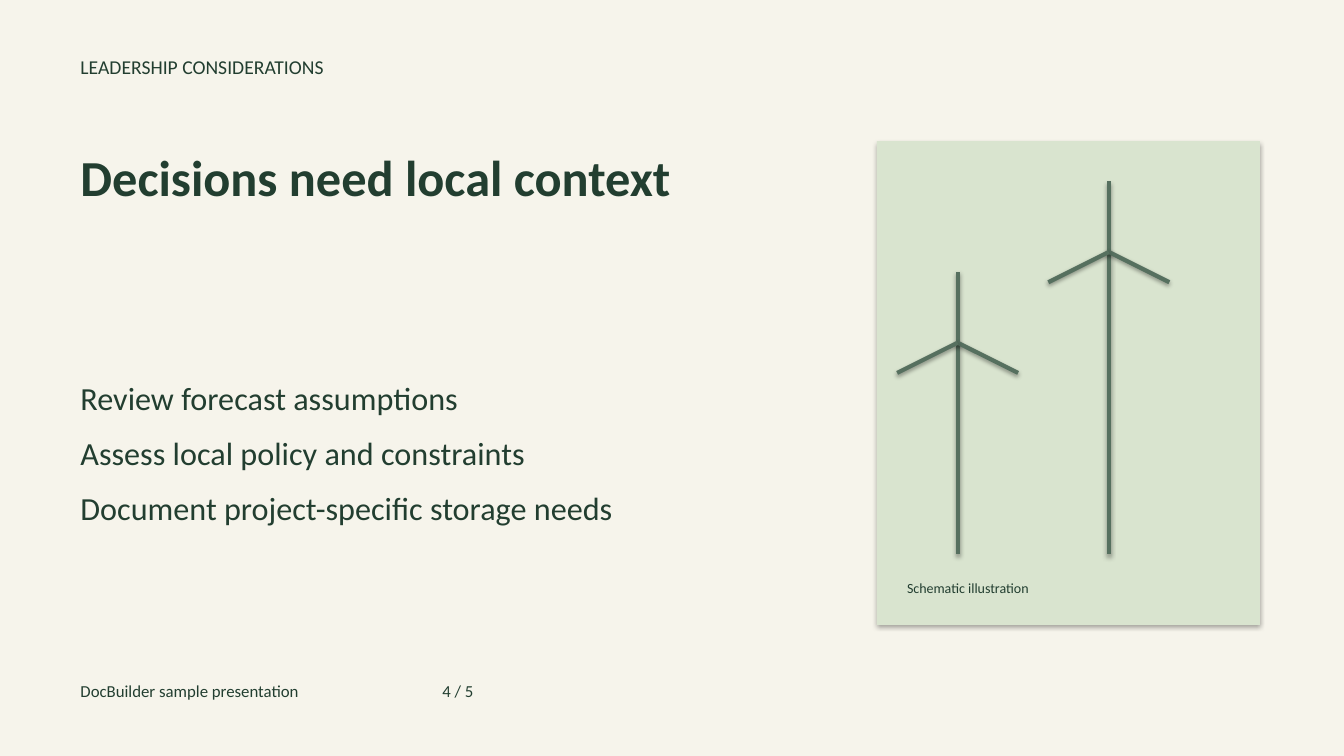
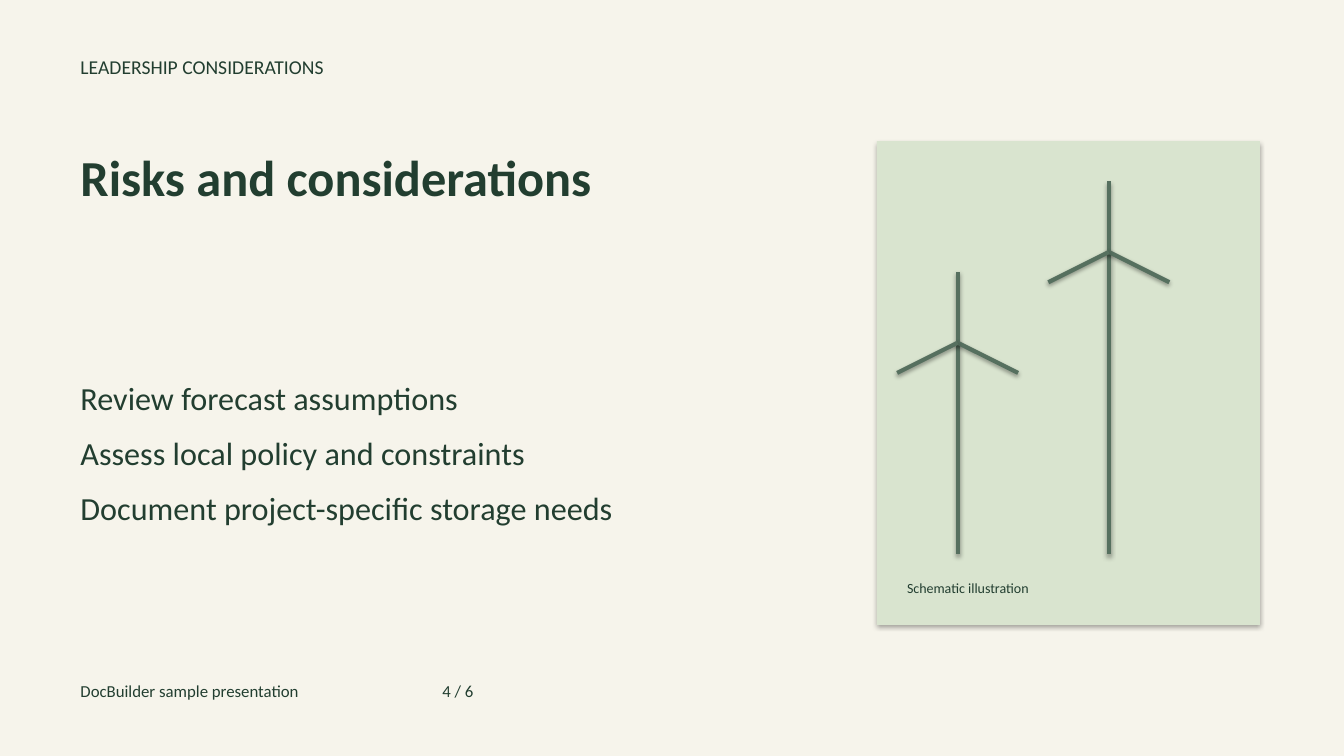
Before and after one commit to NoobSambit/docbuilder, a slide deck: slide 4 of frontend/public/landing/samples/clean-energy-briefing.pptx. Drawn at 1344x756 pixels with LibreOffice and Linux fonts; fonts in the diff are those of the drawing. Boxes give left, top, right and bottom in pixels: in the first picture for what was removed or moved away, otherwise in the second. Text is boxed around its words. In the diff, an @@ line names an element or a change of style, - is before the commit and + after.

Commit message:
feat(landing): present portrait report and separate widescreen deck exports

```diff
--- a/frontend/public/landing/samples/clean-energy-briefing.pptx
+++ b/frontend/public/landing/samples/clean-energy-briefing.pptx
@@ text at (x1=80, y1=160, x2=592, y2=197): text changed @@
-Decisions need local context
+Risks and considerations
@@ text at (x1=80, y1=685, x2=473, y2=700): text changed @@
-DocBuilder sample presentation 4 / 5
+DocBuilder sample presentation 4 / 6
```
Also in this commit, not shown: 4 other slides changed, 1 slide added, 13 other files.
